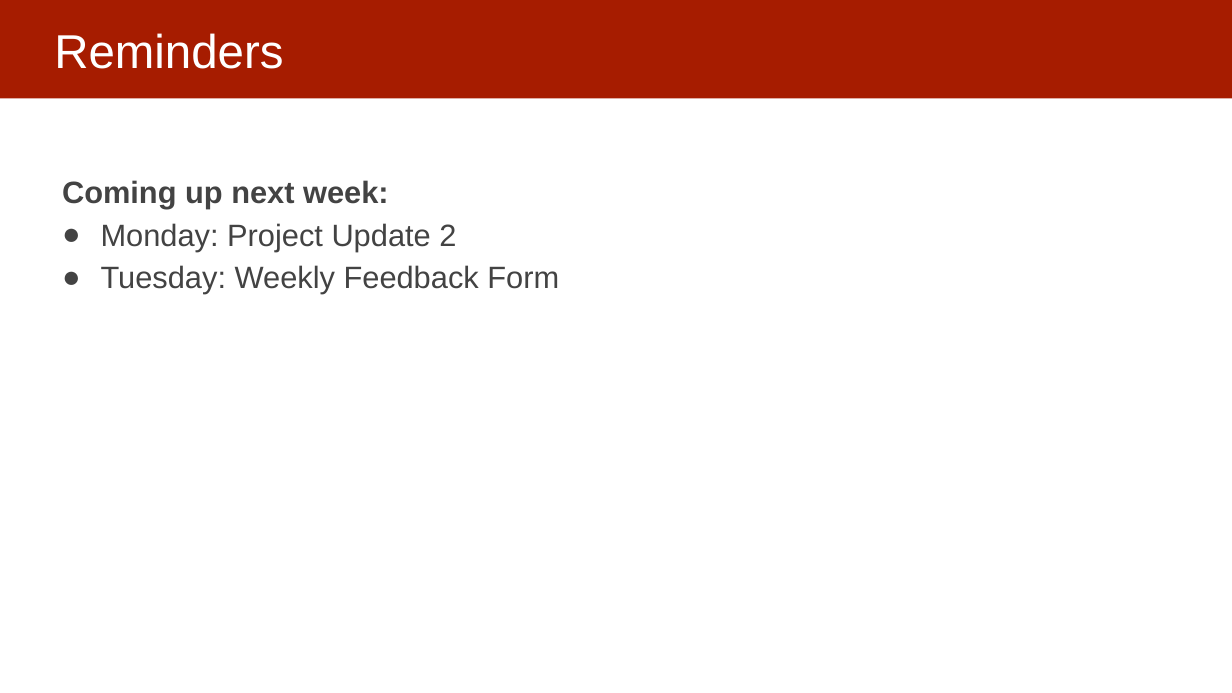
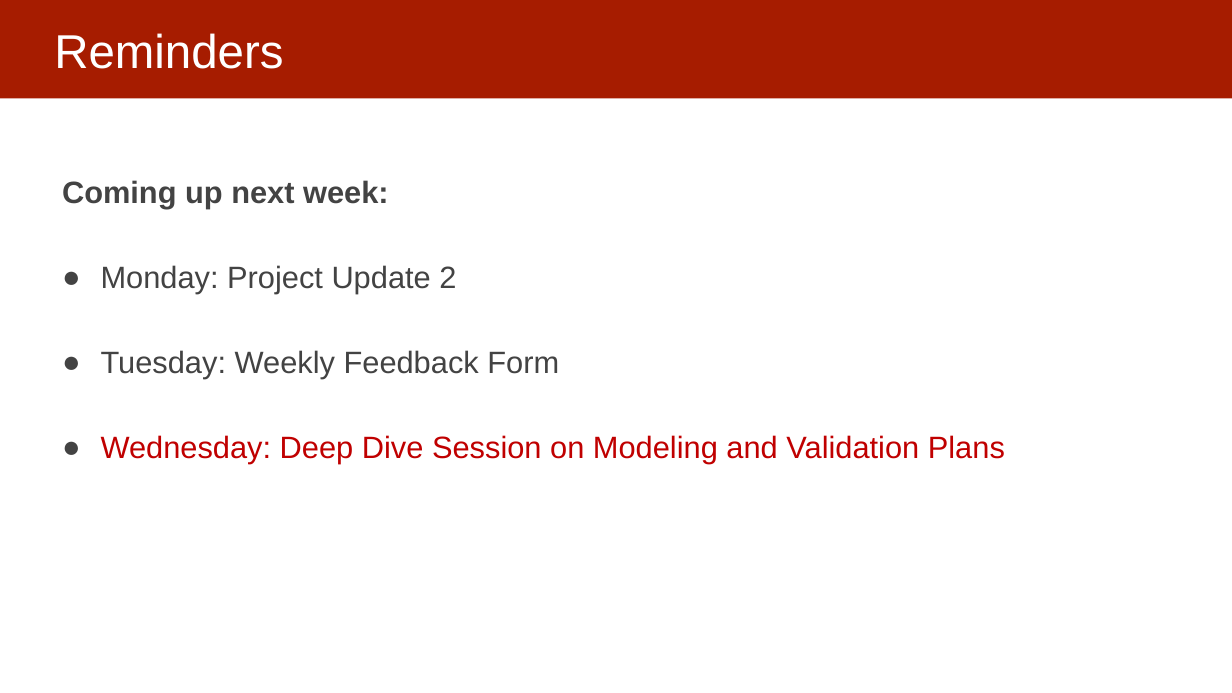
Before and after one commit to dssg/MLinPractice, a slide deck: slide 2 of Lectures/Lecture6-EvaluationMetrics.pptx. Drawn at 1232x693 pixels with LibreOffice and Linux fonts; fonts in the diff are those of the drawing. Boxes give left, top, right and bottom in pixels: in the first picture for what was removed or moved away, otherwise in the second. Text is boxed around its words. In the diff, an @@ line names an element or a change of style, - is before the commit and + after.

Commit message:
slide updates

```diff
--- a/Lectures/Lecture6-EvaluationMetrics.pptx
+++ b/Lectures/Lecture6-EvaluationMetrics.pptx
@@ text at bbox=[101, 435, 1005, 464]: paragraph added @@
+● Wednesday: Deep Dive Session on Modeling and Validation Plans
```
Also in this commit, not shown: 1 other slide changed.
